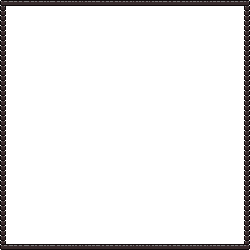
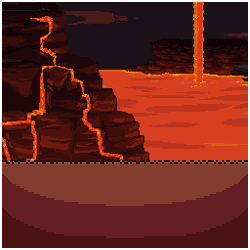
Two versions of the same layered image (250x250). Layer-by-layer changes:
hid "Border" (5th of 6, in "Snow") over [0, 0, 250, 250]
added group "Underworld" with 3 layers above "Layer 1" over [0, 0, 250, 250]
added layer "FG" (6th of 6, in "Underworld") in group "Underworld" over [2, 160, 248, 248]
added layer "Layer 4" in group "Underworld" over [2, 2, 248, 248]
